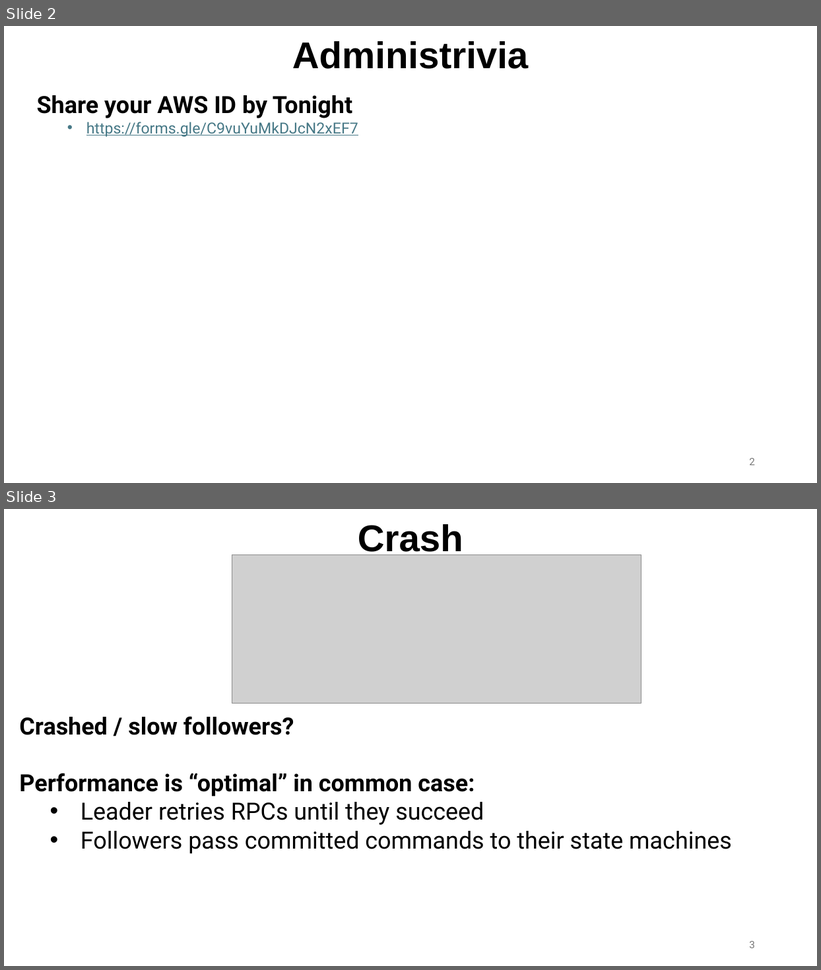
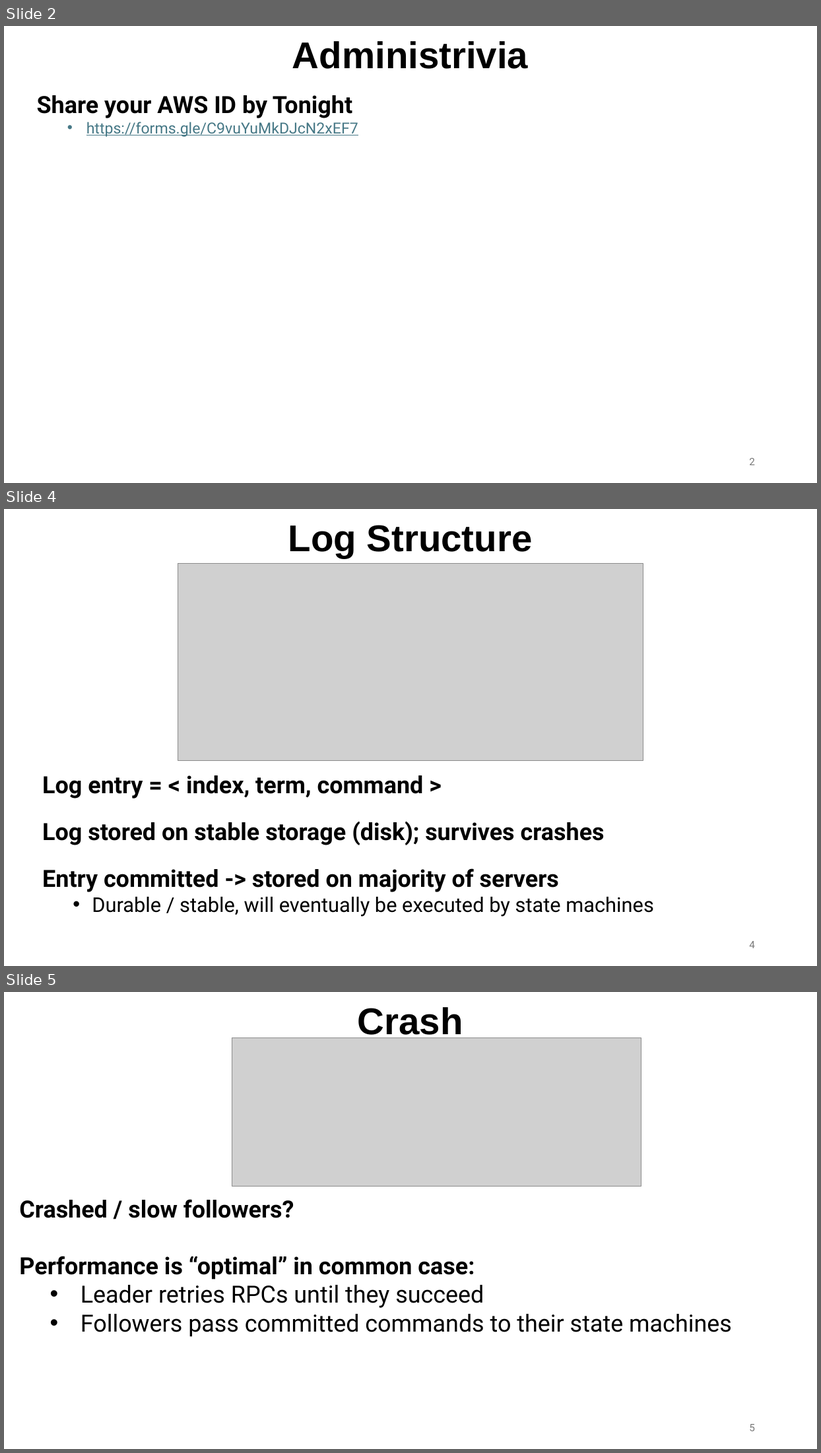
Before and after one commit to ec528/ec528.github.io, a slide deck: slides/fall26/6-raft-2.pptx. Shown one above the other, each under a label of ours: slides 2 and 3 before the commit, slides 2, 4 and 5 after it; the slides between them are not shown. The pictures are 821x970 and 821x1453 pixels, drawn with LibreOffice and Linux fonts; fonts in the diff are those of the drawing; grey boxes stand for pictures. Boxes give left, top, right and bottom in pixels: in the first picture for what was removed or moved away, otherwise in the second. Text is boxed around its words. In the diff, an @@ line names an element or a change of style, - is before the commit and + after.

```diff
--- a/slides/fall26/6-raft-2.pptx
+++ b/slides/fall26/6-raft-2.pptx
@@ slide 4 added at <box>4,509,817,966</box>, background #FFFFFF @@
@@ title added at <box>288,525,533,558</box>, 44 pt, text #000000, bold @@
+Log Structure
@@ picture added at <box>178,563,644,760</box> @@
@@ text added at <box>42,776,654,917</box>, 28 pt, text #000000, bold @@
+Log entry = < index, term, command >
+Log stored on stable storage (disk); survives crashes
+Entry committed -> stored on majority of servers
+  • Durable / stable, will eventually be executed by state machines
@@ page number added at <box>749,941,755,949</box>, 12 pt, text #797979 @@
+4
@@ what was slide 3 is now slide 5 @@
@@ page number at <box>749,1424,755,1432</box>: text changed @@
-3
+5
```
Also in this commit, not shown: 1 other slide added.
